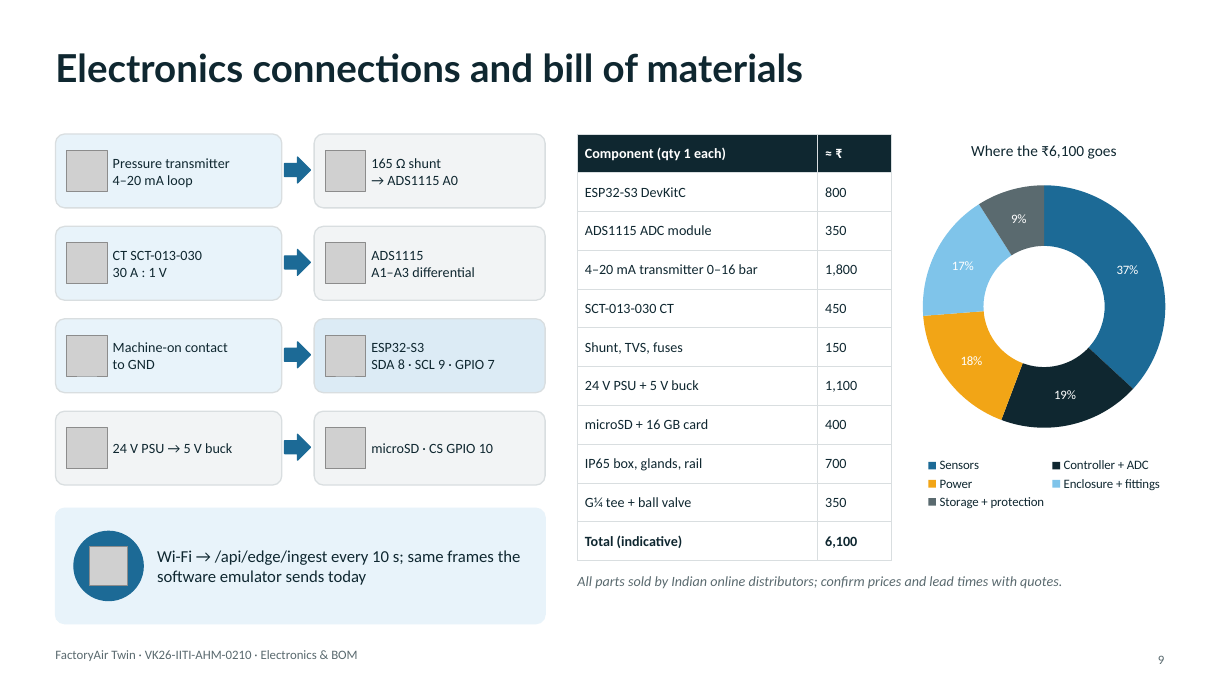
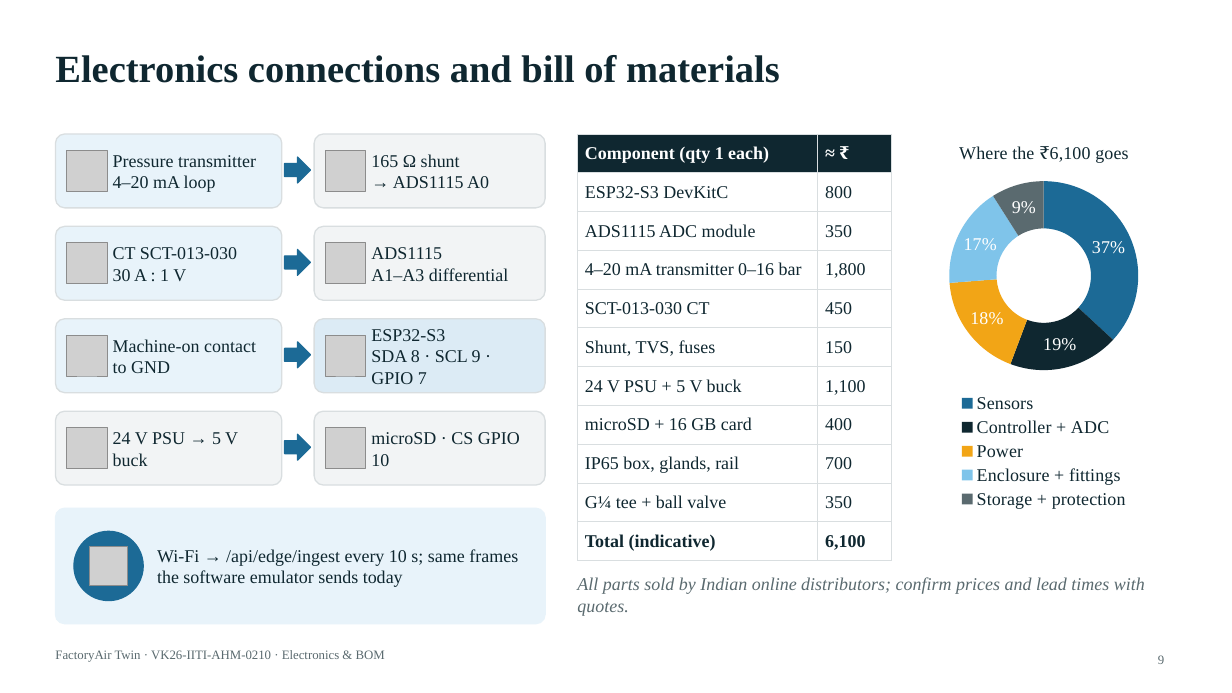
Before and after one commit to Suheerthan/FactoryAirTwin, a slide deck: slide 9 of submission/FactoryAirTwin_Vishwakarma_Stage2.pptx. Drawn at 1232x693 pixels with LibreOffice and Linux fonts; fonts in the diff are those of the drawing; grey boxes stand for pictures. Boxes give left, top, right and bottom in pixels: in the first picture for what was removed or moved away, otherwise in the second. Text is boxed around its words. In the diff, an @@ line names an element or a change of style, - is before the commit and + after.

```diff
--- a/submission/FactoryAirTwin_Vishwakarma_Stage2.pptx
+++ b/submission/FactoryAirTwin_Vishwakarma_Stage2.pptx
@@ title "Electronics connections and bill of ..." at bbox=[55, 55, 780, 83]: font Lato to Times New Roman @@
@@ table at bbox=[578, 134, 892, 561] @@
@@ size 11 to 14 pt, font Calibri to Times New Roman @@
@@ doughnut chart at bbox=[910, 125, 1178, 513] @@
@@ data labels of Series 1 changed @@
@@ legend changed @@
@@ text "Wi-Fi → /api/edge/ingest every 10 ..." at bbox=[157, 549, 518, 587]: size 13 to 14 pt, font Calibri to Times New Roman @@
@@ size 11 to 14 pt, font Calibri to Times New Roman in 9 elements at bbox=[113, 155, 256, 192], bbox=[113, 247, 237, 281], bbox=[113, 339, 256, 373], bbox=[113, 432, 238, 466], bbox=[371, 154, 489, 188], bbox=[371, 247, 509, 281], bbox=[371, 329, 481, 384], bbox=[371, 432, 520, 466], bbox=[577, 577, 1145, 616] @@
@@ text "FactoryAir Twin · VK26-IITI-AHM-0210 · ..." at bbox=[55, 650, 385, 662]: font Calibri to Times New Roman @@
@@ page number at bbox=[1158, 655, 1164, 664]: font Calibri to Times New Roman @@
```
Also in this commit, not shown: 15 other slides changed, 7 other files.
